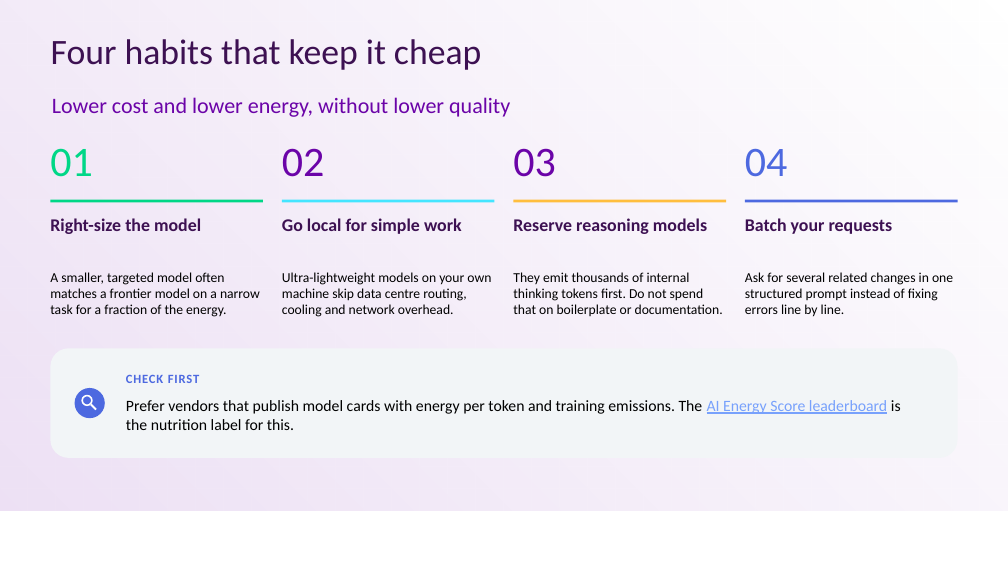
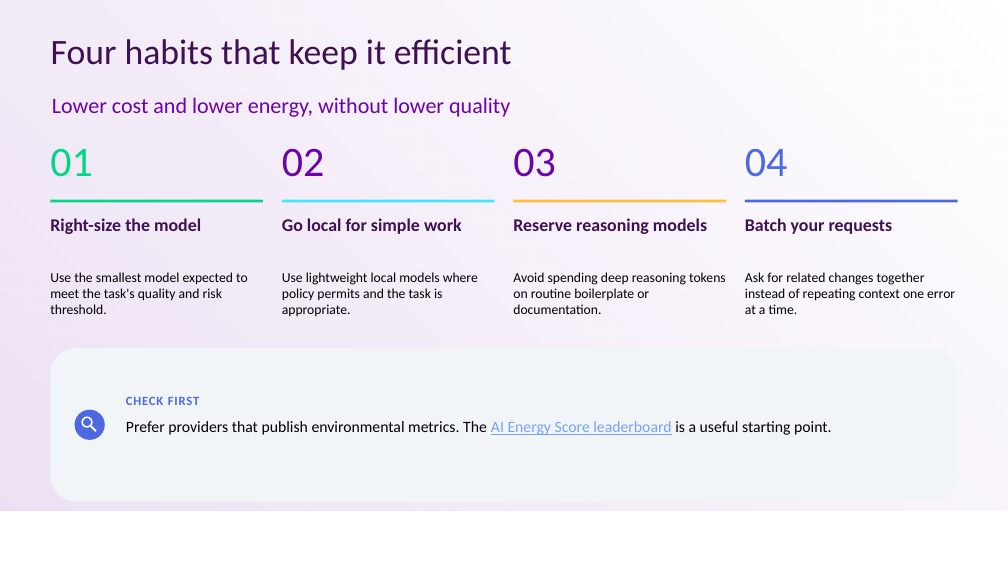
Before and after one commit to yuvaraj-nagarajan-aveva/hve-workshop-modelselection, a slide deck: slide 7 of Model-Selection-Guidance.pptx (slide 3 before the commit). Drawn at 1008x567 pixels with LibreOffice and Linux fonts; fonts in the diff are those of the drawing; background and template pictures are left out. Boxes give left, top, right and bottom in pixels: in the first picture for what was removed or moved away, otherwise in the second. Text is boxed around its words. In the diff, an @@ line names an element or a change of style, - is before the commit and + after.

```diff
--- a/Model-Selection-Guidance.pptx
+++ b/Model-Selection-Guidance.pptx
@@ title at (51,39,511,70): text changed @@
-Four habits that keep it cheap
+Four habits that keep it efficient
@@ text at (50,272,248,314): text changed @@
-A smaller, targeted model often matches a frontier model on a narrow task for a fraction of the energy.
+Use the smallest model expected to meet the task's quality and risk threshold.
@@ text at (282,272,478,316): text changed @@
-Ultra-lightweight models on your own machine skip data centre routing, cooling and network overhead.
+Use lightweight local models where policy permits and the task is appropriate.
@@ text at (513,272,726,314): text changed @@
-They emit thousands of internal thinking tokens first. Do not spend that on boilerplate or documentation.
+Avoid spending deep reasoning tokens on routine boilerplate or documentation.
@@ text at (745,272,955,314): text changed @@
-Ask for several related changes in one structured prompt instead of fixing errors line by line.
+Ask for related changes together instead of repeating context one error at a time.
@@ rounded rectangle: place and size @@
-rounded rectangle at (51,349,958,458)
+rounded rectangle at (51,349,958,501)
@@ 2 ellipses, 1 text, 1 rectangle: place and size @@
-2 ellipses, 1 text, 1 rectangle at (75,375,199,418)
+2 ellipses, 1 text, 1 rectangle at (75,397,199,440)
@@ text at (126,421,832,435): text changed @@
-Prefer vendors that publish model cards with energy per token and training emissions. The AI Energy Score leaderboard is the nutrition label for this.
+Prefer providers that publish environmental metrics. The AI Energy Score leaderboard is a useful starting point.
```
Also in this commit, not shown: 1 other slide changed, 5 slides added, 1 slide removed, 11 other files.
